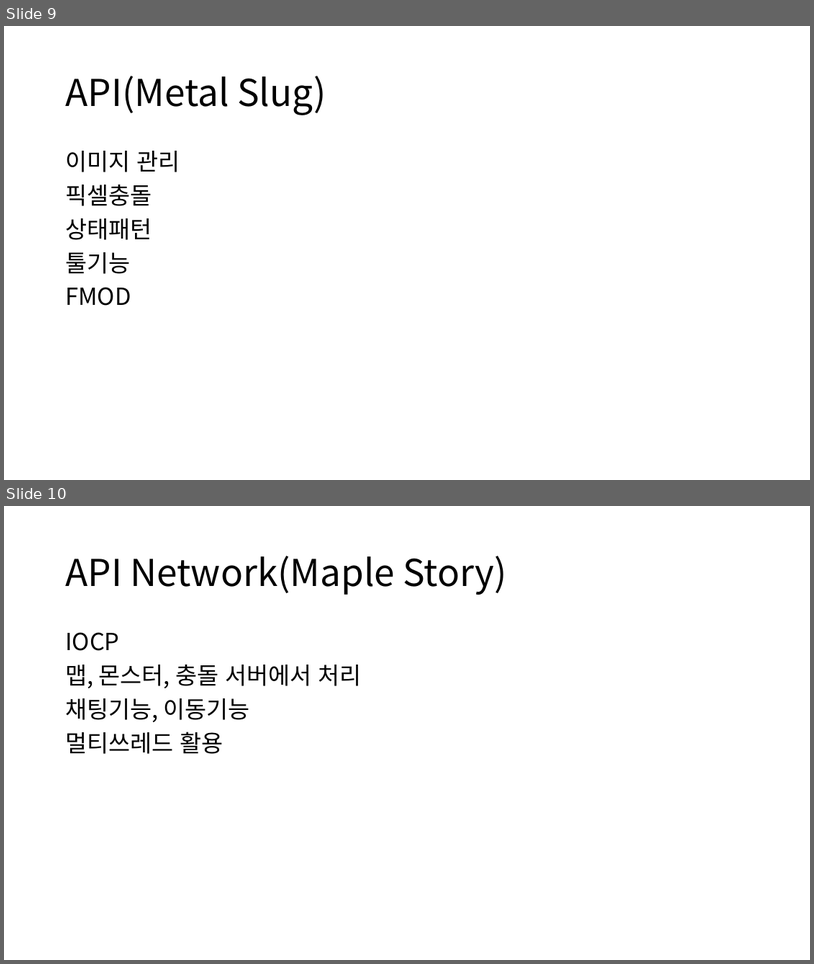
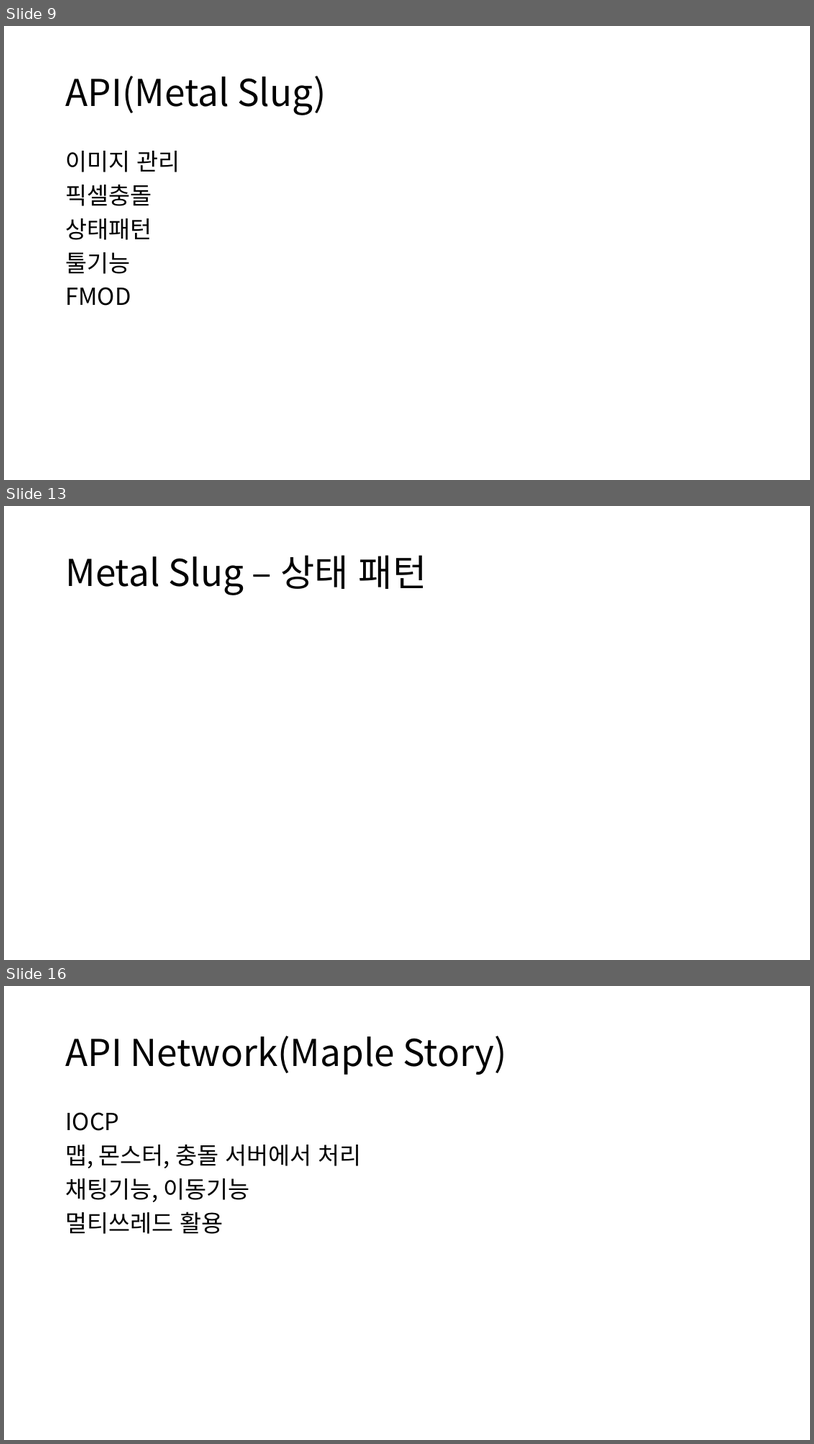
Before and after one commit to GanZiPokPung/SHARE_FILES, a slide deck: 포트폴리오 설명/포트폴리오 소개.pptx. Shown one above the other, each under a label of ours: slides 9 and 10 before the commit, slides 9, 13 and 16 after it; the slides between them are not shown. The pictures are 814x964 and 814x1444 pixels, drawn with LibreOffice and Linux fonts; fonts in the diff are those of the drawing. Boxes give left, top, right and bottom in pixels: in the first picture for what was removed or moved away, otherwise in the second. Text is boxed around its words. In the diff, an @@ line names an element or a change of style, - is before the commit and + after.

```diff
--- a/포트폴리오 설명/포트폴리오 소개.pptx
+++ b/포트폴리오 설명/포트폴리오 소개.pptx
@@ slide 13 added at (4,506,810,960), background #FFFFFF @@
@@ title added at (65,555,427,595), 44 pt, text #000000 @@
+Metal Slug – 상태 패턴
@@ what was slide 10 is now slide 16 @@
```
Also in this commit, not shown: 5 other slides added, 1 other file.
